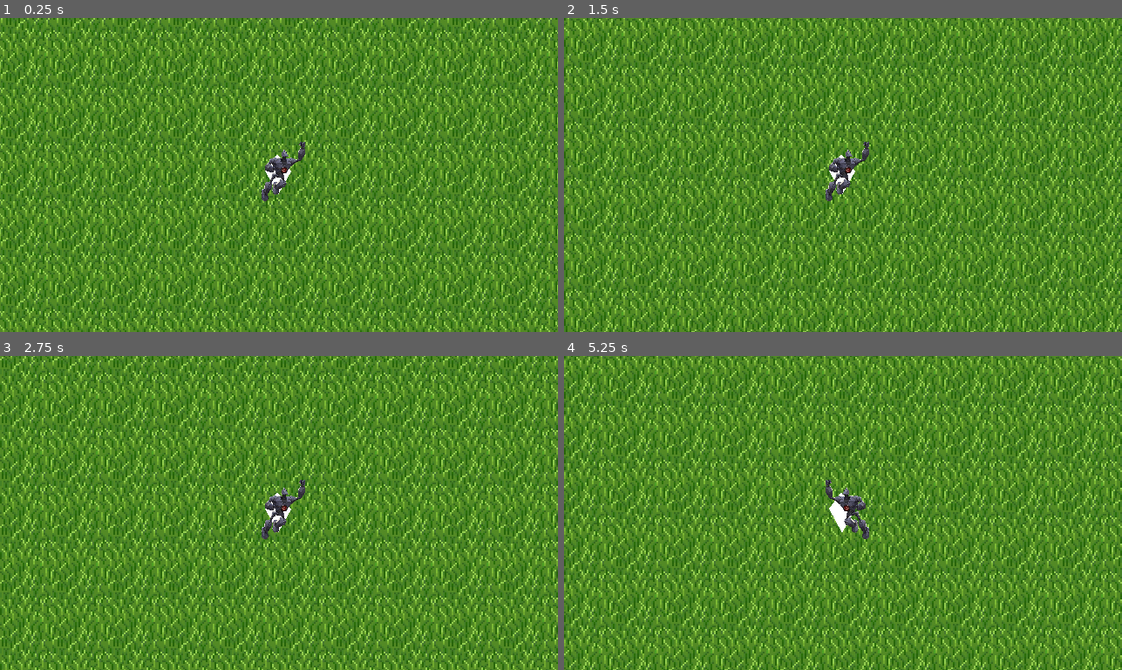
Above: before the commit, frames 1-4 (two rows, left to right).
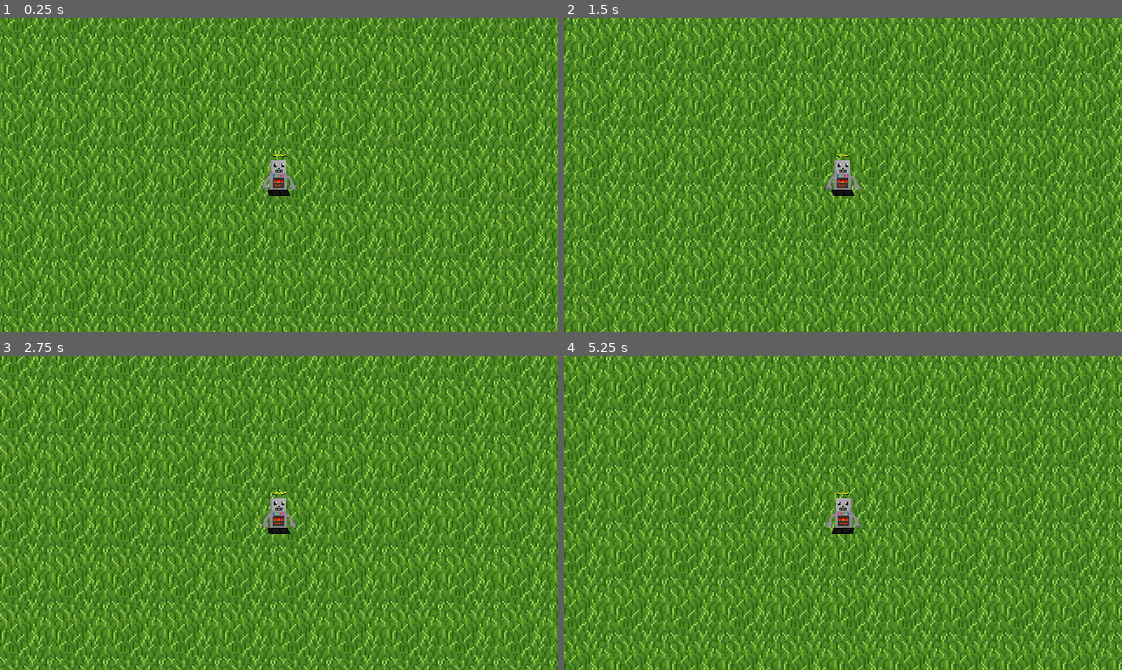
Above: after the commit, the same moments.

Repository: TNT-A/godot-baubleheads-project
Game: Godot game, scene res://testing/testing.tscn
Two runs of this game, one before a commit and one after it. Both use one fixed random seed, a clock stepped at 60 frames per second and the inputs below.
Inputs:
- Up to frame 1 (0.25 s): no input
- Up to frame 2 (1.5 s): tap Enter at 0.5 s; hold D (Move_Right) 0.53-1.28 s; hold S (Move_Down) from 1.28 s (still down)
- Up to frame 3 (2.75 s): release S (Move_Down) at 2.03 s; hold D (Move_Right) from 2.03 s (still down)
- Up to frame 4 (5.25 s): release D (Move_Right) at 2.78 s; hold W (Move_Up) 2.78-3.53 s; hold A (Move_Left) 3.53-5.03 s; hold S (Move_Down) from 5.03 s (still down)

The runs differ from the first frame. In frame 1, 50% of the frame differs, in the area x 0-100%, y 0-100%; in frame 2, 50%; in frame 3, 50%; in frame 4, 50%.

Commit message:
MCSprite
robot

Diff:
--- a/player/player.tscn
+++ b/player/player.tscn
@@ -1,11 +1,11 @@
 [gd_scene load_steps=4 format=3 uid="uid://coa54e45uplra"]
 
 [ext_resource type="Script" path="res://player/player.gd" id="1_rjkni"]
-[ext_resource type="Texture2D" uid="uid://dpnpiecti5fve" path="res://player/ironGiantPlaceholder.webp" id="2_orcq5"]
+[ext_resource type="Texture2D" uid="uid://bjkacdsa4on50" path="res://PixelArt/RobotMC.png" id="2_aeqe8"]
 
 [sub_resource type="CapsuleShape2D" id="CapsuleShape2D_idmmv"]
-radius = 13.0
-height = 52.0
+radius = 16.0
+height = 48.0
 
 [node name="PlayerBody" type="CharacterBody2D"]
 position = Vector2(543, 276)
@@ -13,15 +13,13 @@
 speed = 250
 
 [node name="CollisionShape2D" type="CollisionShape2D" parent="."]
+position = Vector2(-1, 1)
 shape = SubResource("CapsuleShape2D_idmmv")
-
-[node name="Polygon2D" type="Polygon2D" parent="."]
-polygon = PackedVector2Array(-2, -24, 14, -4, -1, 23, -16, -5)
 
 [node name="Sprite2D" type="Sprite2D" parent="."]
 unique_name_in_owner = true
-position = Vector2(4.99999, -4.00002)
-scale = Vector2(0.0164494, 0.0180545)
-texture = ExtResource("2_orcq5")
+position = Vector2(-1.18613e-05, 6.55651e-06)
+scale = Vector2(0.894, 1)
+texture = ExtResource("2_aeqe8")
 
 [node name="Camera2D" type="Camera2D" parent="."]
--- a/testing/testing.tscn
+++ b/testing/testing.tscn
@@ -9,3 +9,7 @@
 
 [node name="TextureRect" parent="." instance=ExtResource("2_y1d6g")]
 z_index = -5
+offset_left = 10.0
+offset_top = 6.0
+offset_right = 2326.0
+offset_bottom = 1217.0
Binary file added: PixelArt/CaveTilemap.aseprite
Binary file added: PixelArt/DamageMarkers/ElectricMarker.aseprite
Binary file added: PixelArt/DamageMarkers/FireMarker.aseprite
Binary file added: PixelArt/DamageMarkers/RockMarker.aseprite
Binary file added: PixelArt/DamageMarkers/SnowMarker.aseprite
Binary file added: PixelArt/ElectrikRock.aseprite
Binary file added: PixelArt/GeodeEnemy.aseprite
Binary file added: PixelArt/LittleAmethistGuy.aseprite
Binary file added: PixelArt/RobotMC.aseprite
Binary file added: PixelArt/RobotMC.png
Not shown, added: PixelArt/RobotMC.png.import
Binary file added: PixelArt/Rock.aseprite
(and 3 more such lines)
